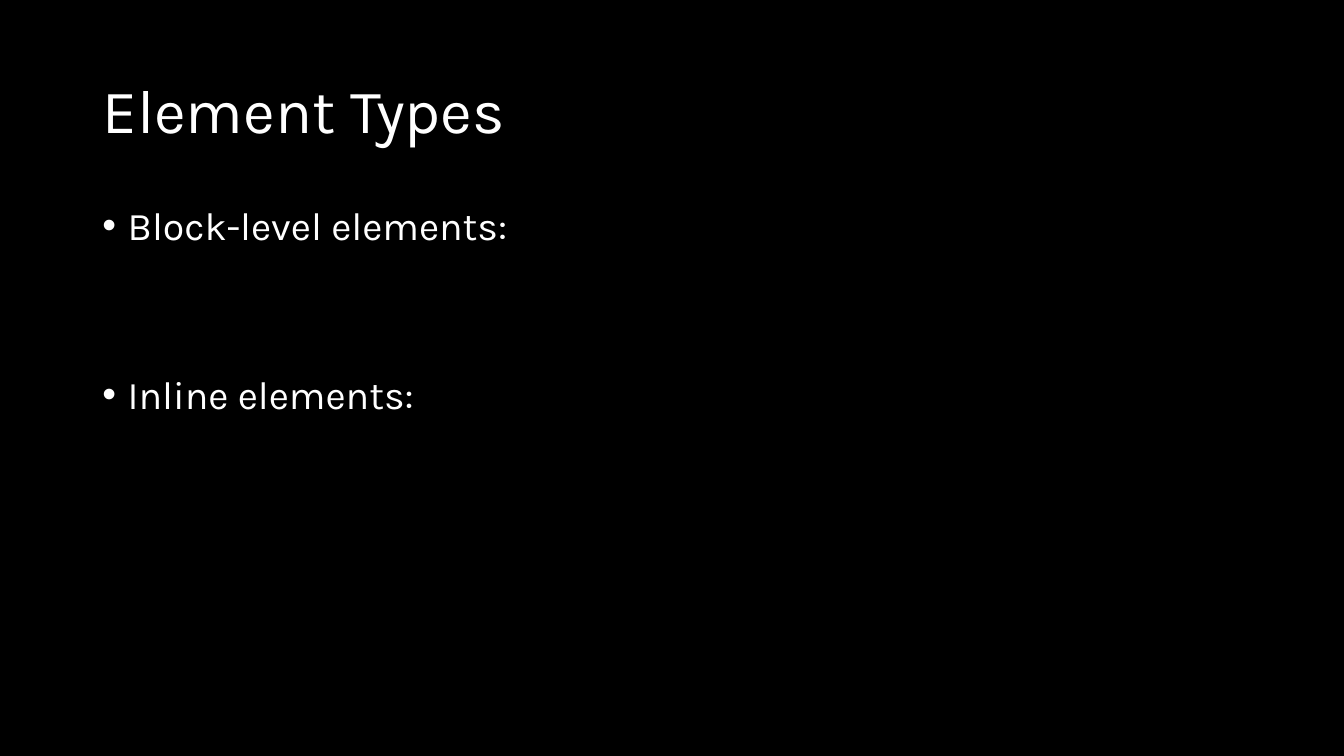
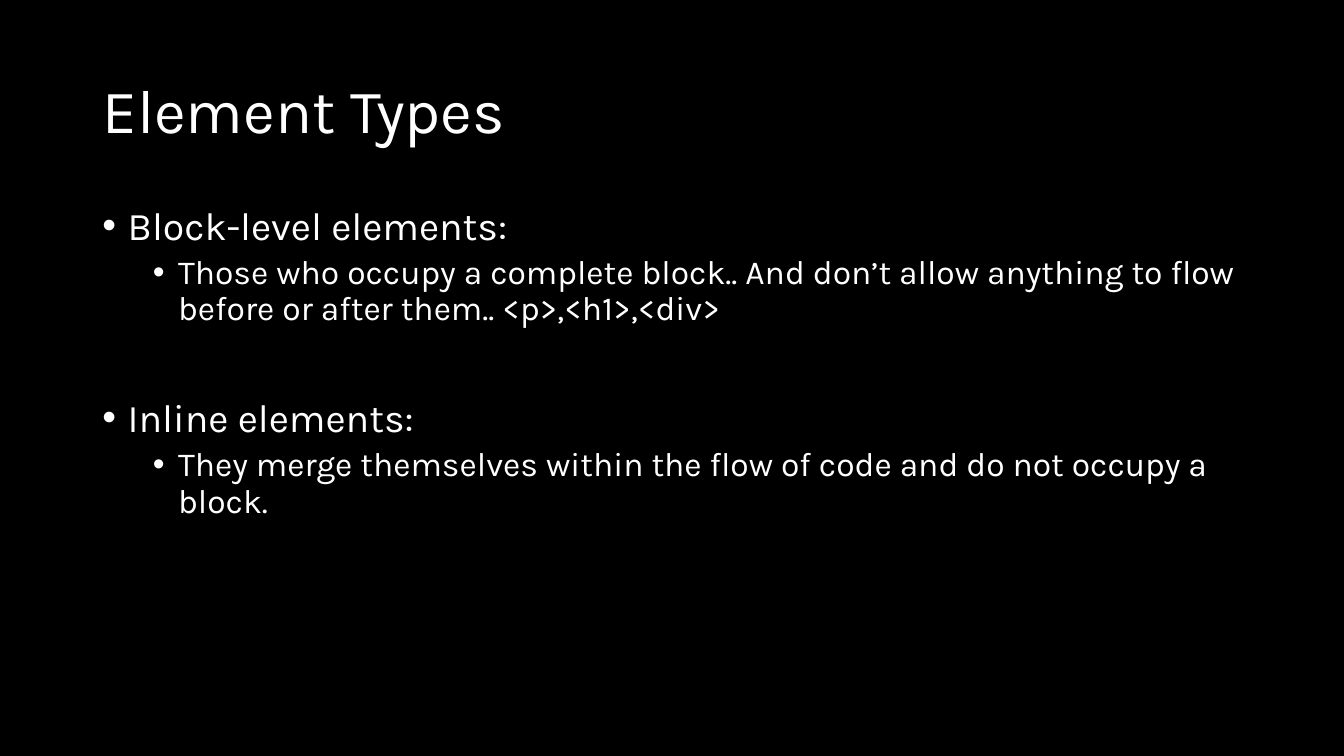
Before and after one commit to natiquekeyin/fall2024, a slide deck: slide 12 of FrontEnd/Week2/Week 2.pptx. Drawn at 1344x756 pixels with LibreOffice and Linux fonts; fonts in the diff are those of the drawing. Boxes give left, top, right and bottom in pixels: in the first picture for what was removed or moved away, otherwise in the second. Text is boxed around its words. In the diff, an @@ line names an element or a change of style, - is before the commit and + after.

```diff
--- a/FrontEnd/Week2/Week 2.pptx
+++ b/FrontEnd/Week2/Week 2.pptx
@@ text at bbox=[178, 261, 1235, 328]: paragraph added @@
+  • Those who occupy a complete block.. And don’t allow anything to flow before or after them.. <p>,<h1>,<div>
@@ text at bbox=[178, 453, 1206, 514]: paragraph added @@
+  • They merge themselves within the flow of code and do not occupy a block.
```
Also in this commit, not shown: 6 other slides changed, 1 slide added, 6 other files.
